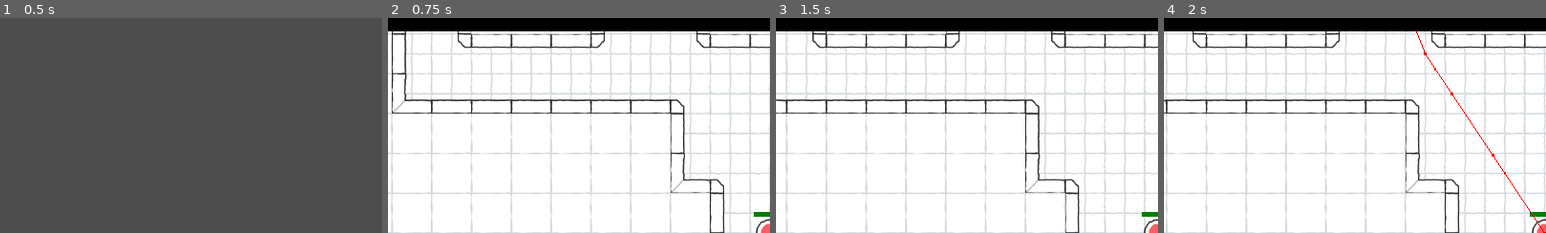
Above: before the commit, frames 1-4 (left to right).
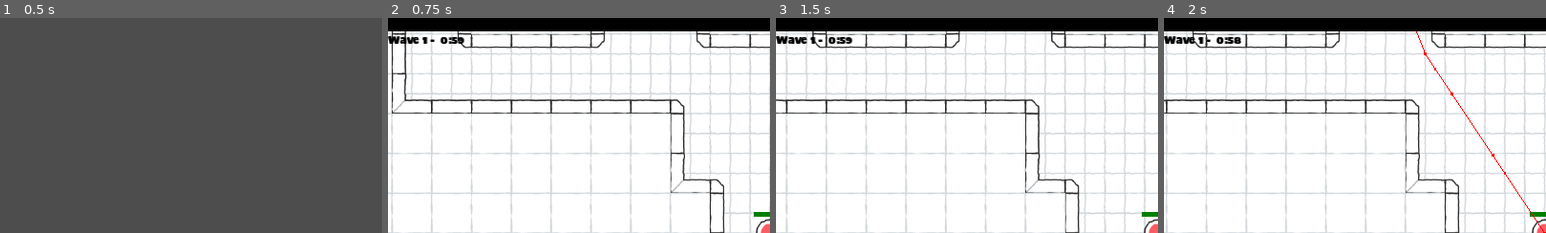
Above: after the commit, the same moments.

Repository: la-game/la-bh
Game: Godot game, scene res://src/screens/lobby/lobby.tscn
Two runs of this game, one before a commit and one after it. Both use one fixed random seed, a clock stepped at 60 frames per second and the inputs below. This scene is started directly instead of the project's main scene.
Inputs (mouse positions are % of the whole screen's width and height, from its top left):
- Up to frame 1 (0.5 s): no input
- Up to frame 2 (0.75 s): click "Play" at 0.5 s
- Up to frame 3 (1.5 s): tap Enter at 1.25 s; move the mouse to (72, 45) at 1.27 s; hold D (move_right) from 1.28 s (still down)
- Up to frame 4 (2 s): keep holding D (move_right)
The pictures show only the part of the screen within x 0-50%, y 0-50%; the shares and areas given below are measured in that part.

Frame 1 is identical in both runs. In frame 2, 0.5% of the frame differs, in the area x 0-20%, y 8-12%; in frame 3, 0.5%; in frame 4, 0.5%, in the area x 0-21%, y 8-12%.

Commit message:
Add wave timer

Diff:
--- a/src/components/wave_rotation/wave_rotation.gd
+++ b/src/components/wave_rotation/wave_rotation.gd
@@ -1,3 +1,6 @@
+## Responsible for rotate between waves.
+##
+## Every children of this node should be a [Wave], except the first one which are nodes to help this scene.
 class_name WaveRotation
 extends Node
 
@@ -10,42 +13,37 @@
 
 @export var spawn_timer: Timer
 
+var current: int = 1
+
 
 func _ready() -> void:
 	if is_multiplayer_authority():
-		start_first_wave()
+		start_current_wave()
 
 
-func start_first_wave() -> void:
-	for child in get_children():
-		if child is Wave:
-			wave_timer.start(child.duration)
-			spawn_timer.start(child.spawn_frequency)
-			return
+func start_current_wave() -> void:
+	var wave: Wave = get_child(current) as Wave
+
+	# Rotation ended.
+	if not wave:
+		return rotation_finished.emit()
+
+	wave_timer.start(wave.duration)
+	spawn_timer.start(wave.spawn_frequency)
 
 
 func _on_wave_timer_timeout() -> void:
-	var current_wave_removed: bool = false
-
-	# We want to remove the current wave and start the next wave.
-	for child in get_children():
-		if child is Wave:
-			if not current_wave_removed:
-				child.queue_free()
-				spawn_timer.stop()
-				current_wave_removed = true
-			else:
-				wave_timer.start(child.duration)
-				spawn_timer.start(child.spawn_frequency)
-				return
-
-	rotation_finished.emit()
+	current += 1
+	start_current_wave()
 
 
 func _on_spawn_timer_timeout() -> void:
-	for child in get_children():
-		if child is Wave:
-			var enemy_scene: PackedScene = child.random_enemy()
+	var wave: Wave = get_child(current) as Wave
 
-			if enemy_scene:
-				enemy_created.emit(enemy_scene.instantiate() as Enemy)
+	if not wave:
+		return spawn_timer.stop()
+
+	var enemy_scene: PackedScene = wave.random_enemy()
+
+	if enemy_scene:
+		enemy_created.emit(enemy_scene.instantiate() as Enemy)
--- a/src/components/wave_rotation/wave_rotation.tscn
+++ b/src/components/wave_rotation/wave_rotation.tscn
@@ -4,13 +4,15 @@
 
 [node name="WaveRotation" type="Node" node_paths=PackedStringArray("wave_timer", "spawn_timer")]
 script = ExtResource("1_conxc")
-wave_timer = NodePath("WaveTimer")
-spawn_timer = NodePath("SpawnTimer")
+wave_timer = NodePath("Helpers/WaveTimer")
+spawn_timer = NodePath("Helpers/SpawnTimer")
 
-[node name="WaveTimer" type="Timer" parent="."]
+[node name="Helpers" type="Node" parent="."]
+
+[node name="WaveTimer" type="Timer" parent="Helpers"]
 one_shot = true
 
-[node name="SpawnTimer" type="Timer" parent="."]
+[node name="SpawnTimer" type="Timer" parent="Helpers"]
 
-[connection signal="timeout" from="WaveTimer" to="." method="_on_wave_timer_timeout"]
-[connection signal="timeout" from="SpawnTimer" to="." method="_on_spawn_timer_timeout"]
+[connection signal="timeout" from="Helpers/WaveTimer" to="." method="_on_wave_timer_timeout"]
+[connection signal="timeout" from="Helpers/SpawnTimer" to="." method="_on_spawn_timer_timeout"]
--- /dev/null
+++ b/src/components/wave_timer/wave_timer.gd
@@ -0,0 +1,17 @@
+class_name WaveTimer
+extends CanvasLayer
+
+
+@export var wave_rotation: WaveRotation
+
+@export var wave_label: Label
+
+@export var timer_label: Label
+
+
+func _process(delta: float) -> void:
+	var time_left: int = wave_rotation.wave_timer.time_left
+	var datetime: Dictionary = Time.get_datetime_dict_from_unix_time(time_left)
+
+	wave_label.text = "Wave %s - " % wave_rotation.current
+	timer_label.text = "%s:%s" % [datetime["minute"], datetime["second"]]
--- /dev/null
+++ b/src/components/wave_timer/wave_timer.tscn
@@ -0,0 +1,26 @@
+[gd_scene load_steps=2 format=3 uid="uid://bpojlfukwac6f"]
+
+[ext_resource type="Script" path="res://src/components/wave_timer/wave_timer.gd" id="1_j3obn"]
+
+[node name="WaveTimer" type="CanvasLayer" node_paths=PackedStringArray("wave_label", "timer_label")]
+script = ExtResource("1_j3obn")
+wave_label = NodePath("MarginContainer/HBoxContainer/WaveLabel")
+timer_label = NodePath("MarginContainer/HBoxContainer/TimerLabel")
+
+[node name="MarginContainer" type="MarginContainer" parent="."]
+offset_right = 40.0
+offset_bottom = 40.0
+theme_override_constants/margin_top = 20
+
+[node name="HBoxContainer" type="HBoxContainer" parent="MarginContainer"]
+layout_mode = 2
+
+[node name="WaveLabel" type="Label" parent="MarginContainer/HBoxContainer"]
+self_modulate = Color(0, 0, 0, 1)
+layout_mode = 2
+text = "Wave X -"
+
+[node name="TimerLabel" type="Label" parent="MarginContainer/HBoxContainer"]
+self_modulate = Color(0, 0, 0, 1)
+layout_mode = 2
+text = "5:00"
--- a/src/game/maps/map_00.tscn
+++ b/src/game/maps/map_00.tscn
@@ -1,8 +1,9 @@
-[gd_scene load_steps=12 format=3 uid="uid://kcuilacx8r00"]
+[gd_scene load_steps=13 format=3 uid="uid://kcuilacx8r00"]
 
 [ext_resource type="Script" path="res://src/game/maps/map.gd" id="1_4n0ic"]
 [ext_resource type="TileSet" uid="uid://c8hvsphwrsbcu" path="res://assets/tileset.tres" id="1_vjjab"]
 [ext_resource type="PackedScene" uid="uid://db6brdctfitoj" path="res://src/components/players_experience/players_experience.tscn" id="3_5dbhw"]
+[ext_resource type="PackedScene" uid="uid://bpojlfukwac6f" path="res://src/components/wave_timer/wave_timer.tscn" id="4_eyng2"]
 [ext_resource type="PackedScene" uid="uid://c63rcqcfvueg6" path="res://src/components/wave/wave.tscn" id="4_ibfio"]
 [ext_resource type="PackedScene" uid="uid://bnwap7rfnoax0" path="res://src/components/wave_rotation/wave_rotation.tscn" id="4_uqhx3"]
 [ext_resource type="PackedScene" uid="uid://b6nimnv4o3gl0" path="res://src/game/enemies/enemy_00/enemy_00.tscn" id="5_d7d1j"]
@@ -95,9 +96,23 @@
 [node name="PlayersExperienceBar" parent="." instance=ExtResource("3_5dbhw")]
 max_value = 2.0
 
+[node name="WaveTimer" parent="." node_paths=PackedStringArray("wave_rotation") instance=ExtResource("4_eyng2")]
+wave_rotation = NodePath("../WaveRotation")
+
 [node name="WaveRotation" parent="." instance=ExtResource("4_uqhx3")]
 
 [node name="Wave" parent="WaveRotation" instance=ExtResource("4_ibfio")]
+duration = 60.0
+enemies = Array[PackedScene]([ExtResource("5_d7d1j")])
+
+[node name="Wave2" parent="WaveRotation" instance=ExtResource("4_ibfio")]
+duration = 60.0
+spawn_frequency = 0.5
+enemies = Array[PackedScene]([ExtResource("5_d7d1j")])
+
+[node name="Wave3" parent="WaveRotation" instance=ExtResource("4_ibfio")]
+duration = 60.0
+spawn_frequency = 0.25
 enemies = Array[PackedScene]([ExtResource("5_d7d1j")])
 
 [node name="EnemySpawner" type="MultiplayerSpawner" parent="."]
